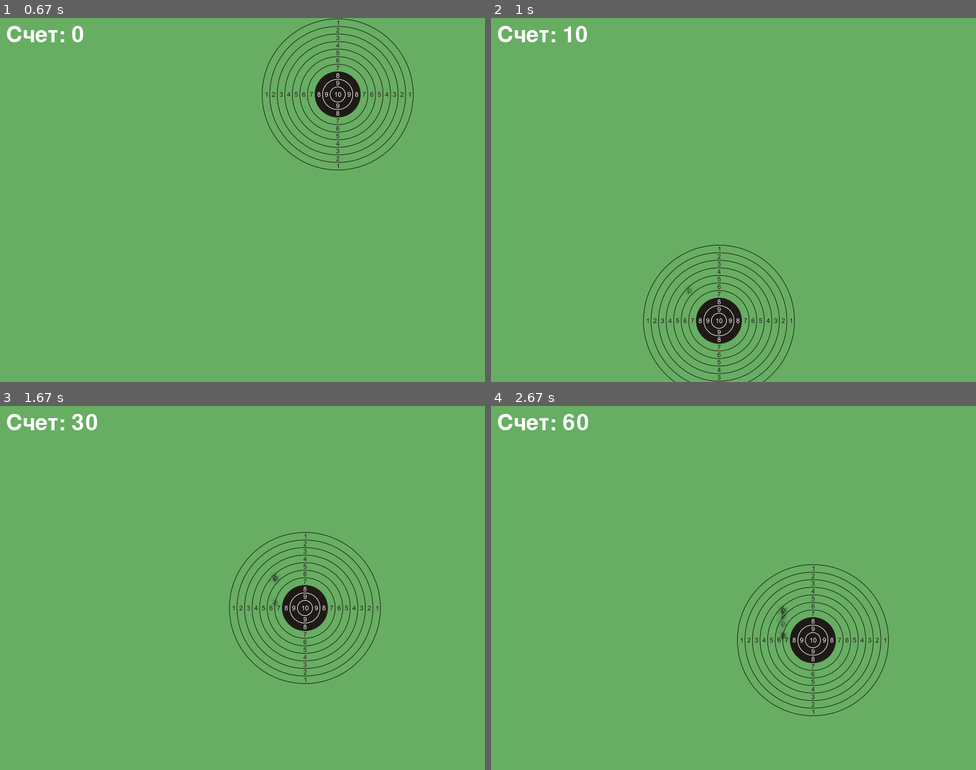
Above: before the commit, frames 1-4 (two rows, left to right).
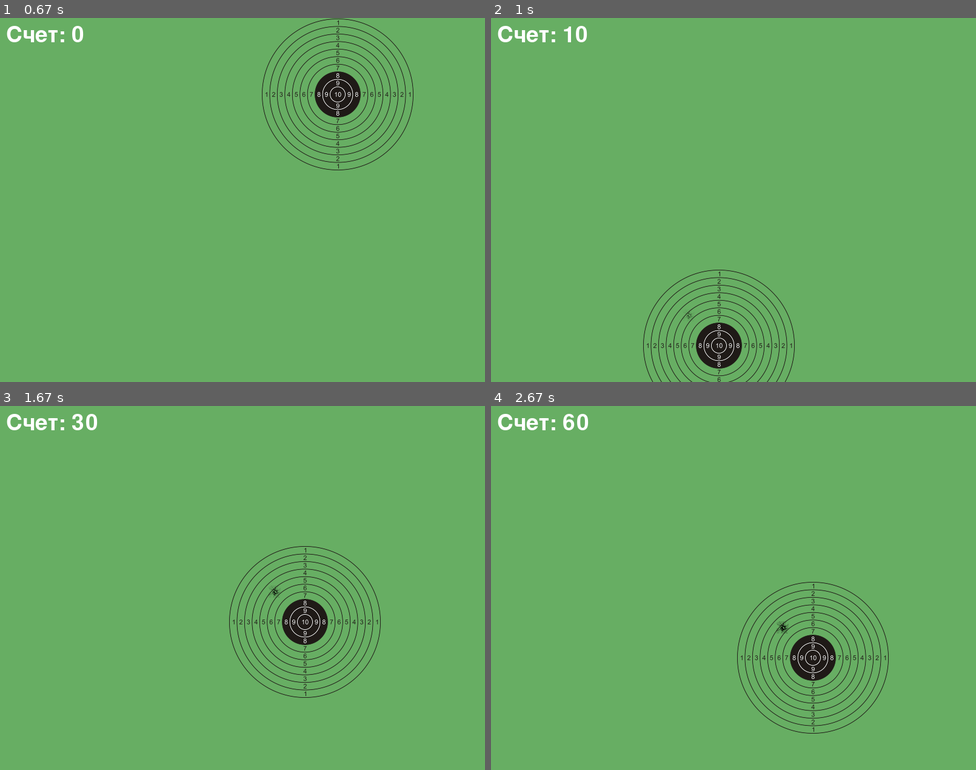
Above: after the commit, the same moments.

Repository: oltyz/pygame
Game: pygame game, started from main.py
The game is run twice, just before and just after one commit, with the same random seed, the same clock (stepped at 60 frames per second) and the same inputs.
Inputs (mouse positions are in pixels of both pictures, inside the frame that each line leads up to):
- Up to frame 1 (0.67 s): tap Enter at 0.33 s
- Up to frame 2 (1 s): click (796, 65) at 0.72 s
- Up to frame 3 (1.67 s): click (198, 704) at 1.05 s; click (291, 453) at 1.38 s
- Up to frame 4 (2.67 s): click (767, 591) at 1.72 s; click (849, 511) at 2.05 s; click (612, 715) at 2.38 s

Frame 1 is identical in both runs. In frame 2, 3.2% of the frame differs, in the area x 31-63%, y 62-100%; in frame 3, 3.4%; in frame 4, 3.4%, in the area x 50-82%, y 43-90%.

Commit message:
версия, как в уроке

Diff:
--- a/main.py
+++ b/main.py
@@ -16,7 +16,7 @@
 # Изображение мишени
 target_image = pygame.image.load("image/target .png")
 target_width = 150
-target_height = 195
+target_height = 150
 
 # Изображение выстрела
 shot_image = pygame.image.load("image/shot.png")
